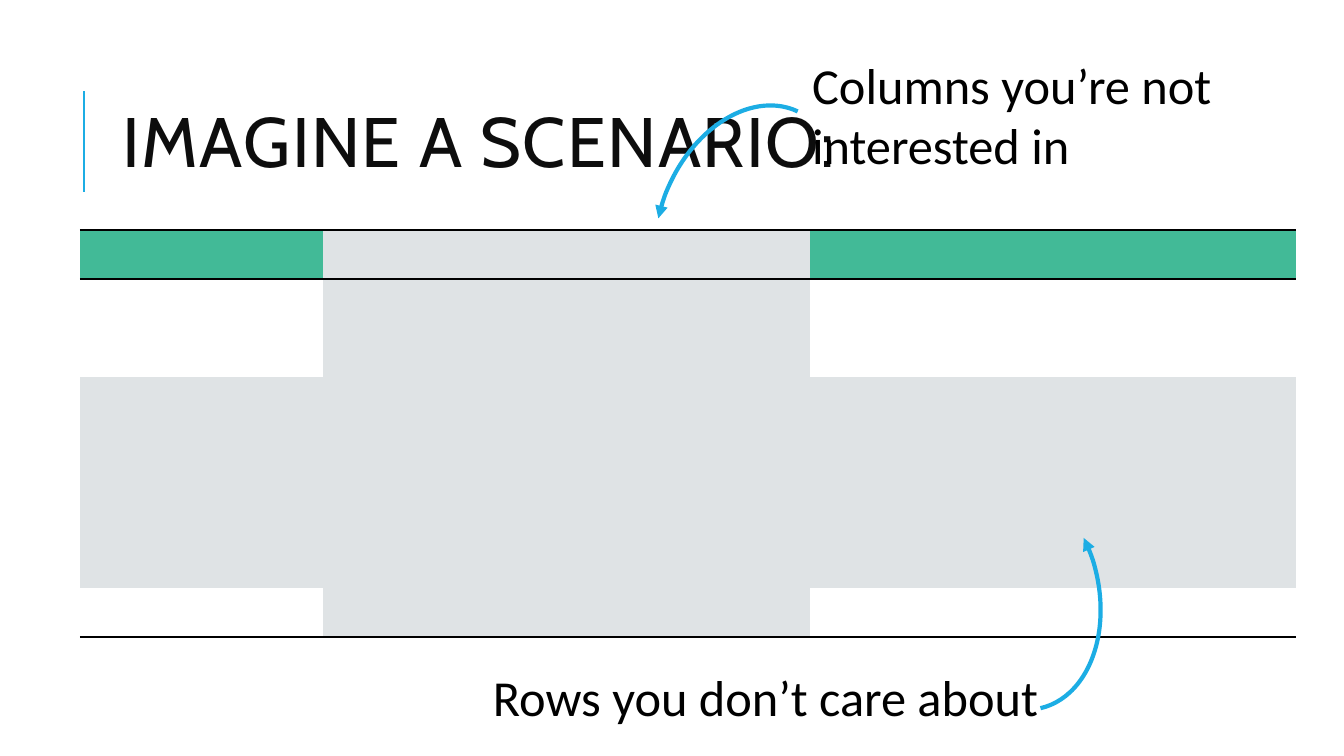
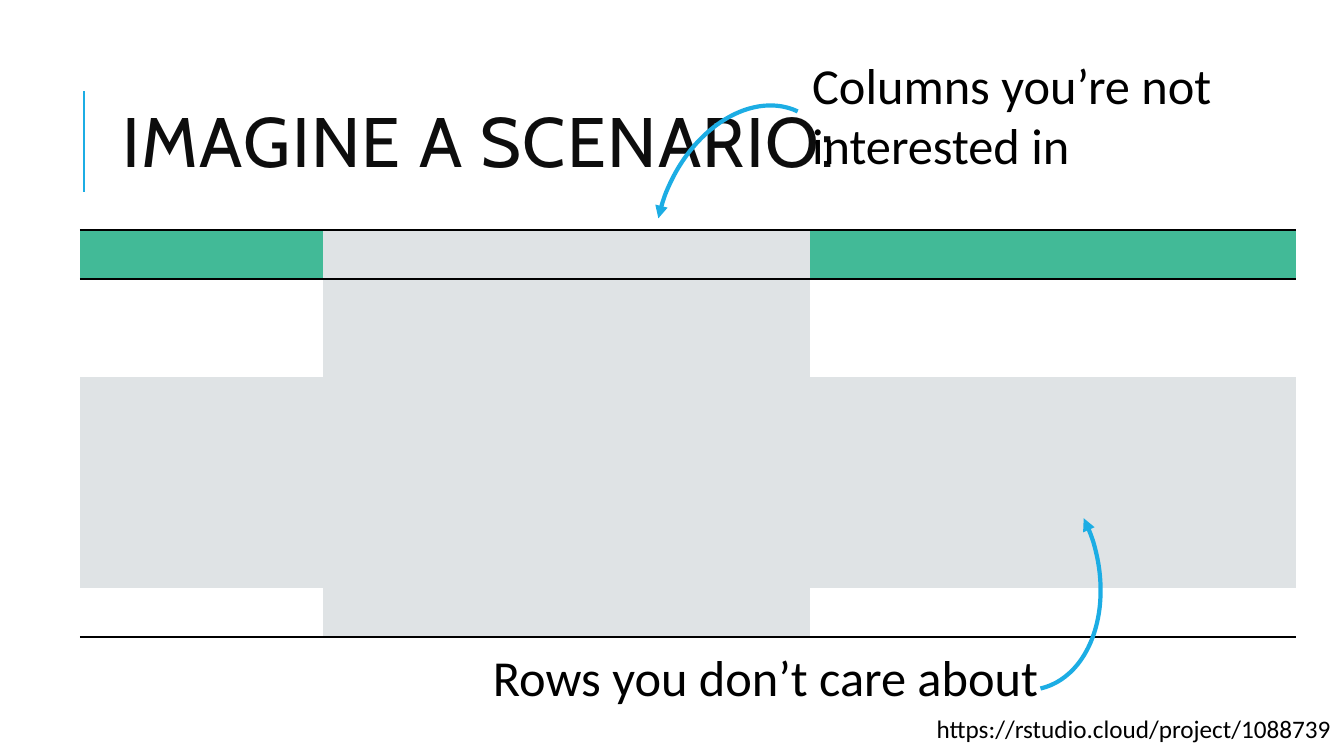
Before and after one commit to Jim89/tidy-lesson-plan, a slide deck: slide 3 of data-subsetting.pptx. Drawn at 1344x756 pixels with LibreOffice and Linux fonts; fonts in the diff are those of the drawing. Boxes give left, top, right and bottom in pixels: in the first picture for what was removed or moved away, otherwise in the second. Text is boxed around its words. In the diff, an @@ line names an element or a change of style, - is before the commit and + after.

```diff
--- a/data-subsetting.pptx
+++ b/data-subsetting.pptx
@@ arc (boxed as its full ellipse): place and size @@
-arc (boxed as its full ellipse) at [906,459,1123,728]
+arc (boxed as its full ellipse) at [906,439,1123,707]
@@ text "Rows you don’t care about": place and size @@
-text "Rows you don’t care about" at [493,680,1037,724]
+text "Rows you don’t care about" at [493,660,1037,704]
@@ text added at [937,720,1331,743], 18 pt, text #000000 @@
+https://rstudio.cloud/project/1088739
```
Also in this commit, not shown: 8 other slides changed, 1 slide added, 4 other files.
